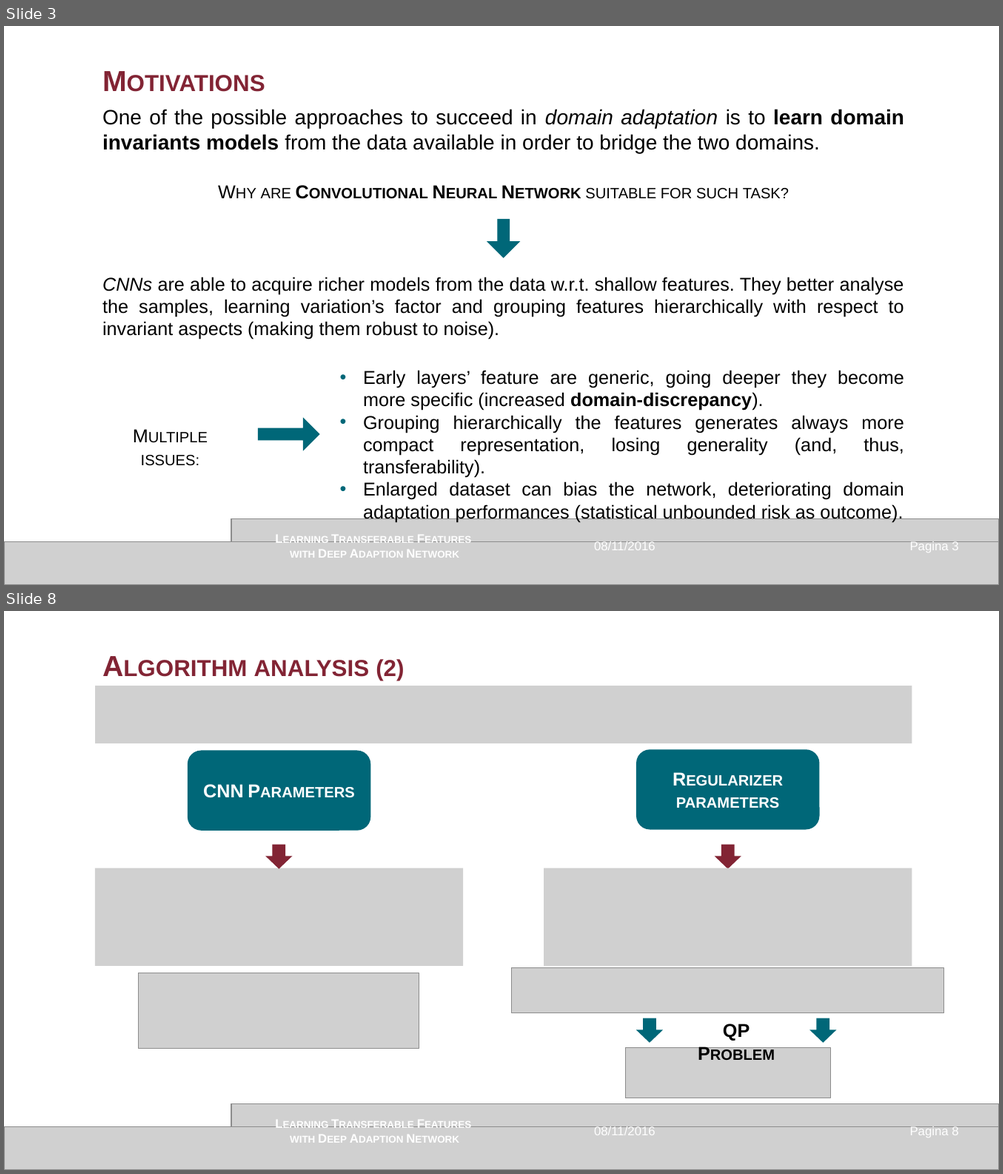
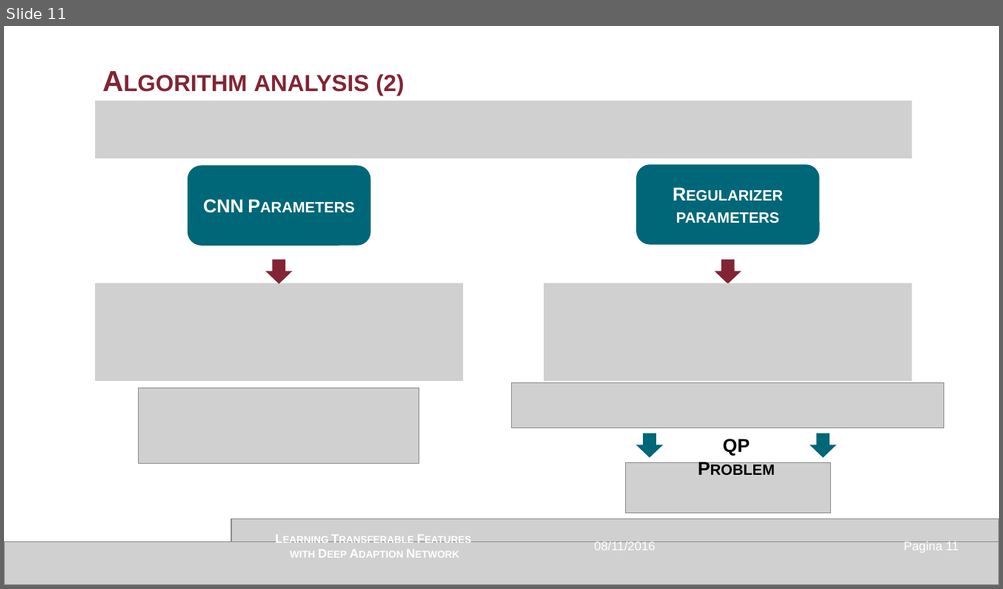
Before and after one commit to GianMassimiani/MEDROB2_VREP, a slide deck: 3_PPT/Presentazione_v1.0_IRVIN.pptx. Shown one above the other, each under a label of ours: slides 3 and 8 before the commit, slide 11 after it; the slides between them are not shown. The pictures are 1003x1174 and 1003x589 pixels, drawn with LibreOffice and Linux fonts; fonts in the diff are those of the drawing; grey boxes stand for pictures. Boxes give left, top, right and bottom in pixels: in the first picture for what was removed or moved away, otherwise in the second. Text is boxed around its words. In the diff, an @@ line names an element or a change of style, - is before the commit and + after.

```diff
--- a/3_PPT/Presentazione_v1.0_IRVIN.pptx
+++ b/3_PPT/Presentazione_v1.0_IRVIN.pptx
@@ slide 3 removed at (x1=4, y1=26, x2=999, y2=585), background #FFFFFF @@
@@ text removed at (x1=95, y1=59, x2=912, y2=101) @@
-Motivations
@@ text removed at (x1=102, y1=109, x2=904, y2=153) @@
-One of the possible approaches to succeed in domain adaptation is to learn domain invariants models from the data available in order to bridge the two domains.
@@ text removed at (x1=261, y1=188, x2=788, y2=199) @@
-Why are Convolutional Neural Network suitable for such task?
@@ down arrow removed at (x1=488, y1=219, x2=520, y2=258) @@
@@ text removed at (x1=102, y1=277, x2=904, y2=340) @@
-CNNs are able to acquire richer models from the data w.r.t. shallow features. They better analyse the samples, learning variation’s factor and grouping features hierarchically with respect to invariant aspects (making them robust to noise).
@@ text removed at (x1=363, y1=370, x2=904, y2=523) @@
-• Early layers’ feature are generic, going deeper they become more specific (increased domain-discrepancy).
-• Grouping hierarchically the features generates always more compact representation, losing generality (and, thus, transferability).
-• Enlarged dataset can bias the network, deteriorating domain adaptation performances (statistical unbounded risk as outcome).
@@ down arrow removed at (x1=259, y1=419, x2=319, y2=450) @@
@@ text removed at (x1=290, y1=415, x2=682, y2=558) @@
-Learning Transferable Features
-with Deep Adaption Network
@@ text removed at (x1=141, y1=455, x2=199, y2=466) @@
-Multiple issues:
@@ picture removed at (x1=232, y1=519, x2=999, y2=543) @@
@@ picture removed at (x1=4, y1=543, x2=999, y2=585) @@
@@ text removed at (x1=594, y1=542, x2=655, y2=551) @@
-08/11/2016
@@ page number removed at (x1=910, y1=542, x2=958, y2=553) @@
-Pagina 3
@@ what was slide 8 is now slide 11 @@
@@ page number at (x1=903, y1=542, x2=958, y2=553): text changed @@
-Pagina 8
+Pagina 11
```
Also in this commit, not shown: 2 slides changed, 7 slides added, 3 other slides removed, 5 other files.
